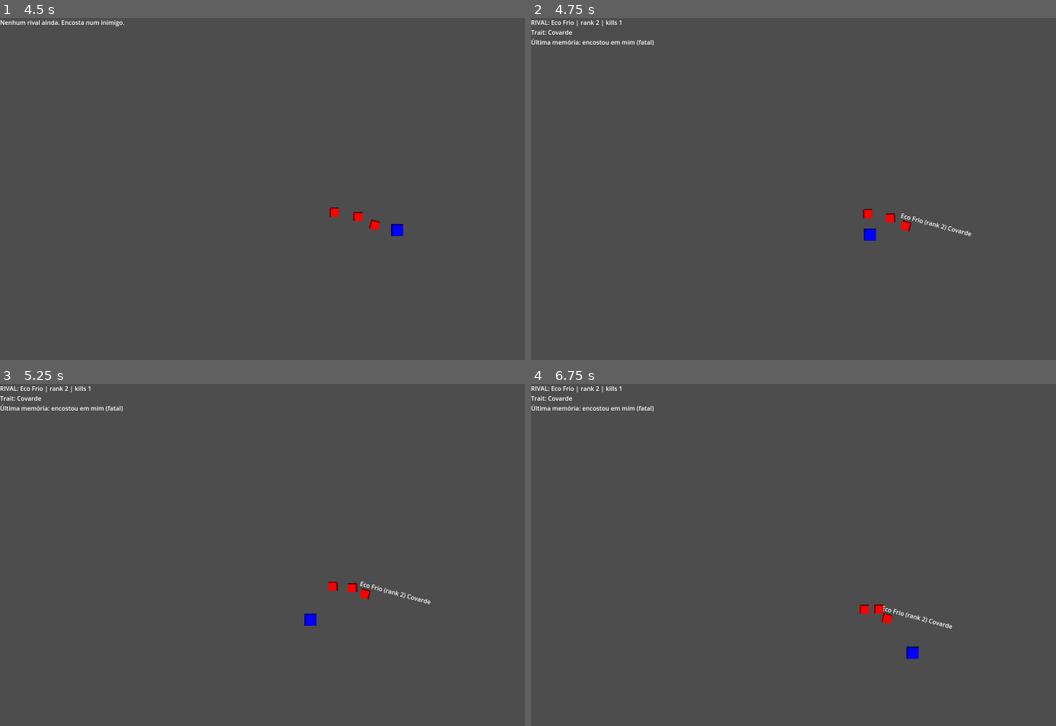
Above: before the commit, frames 1-4 (two rows, left to right).
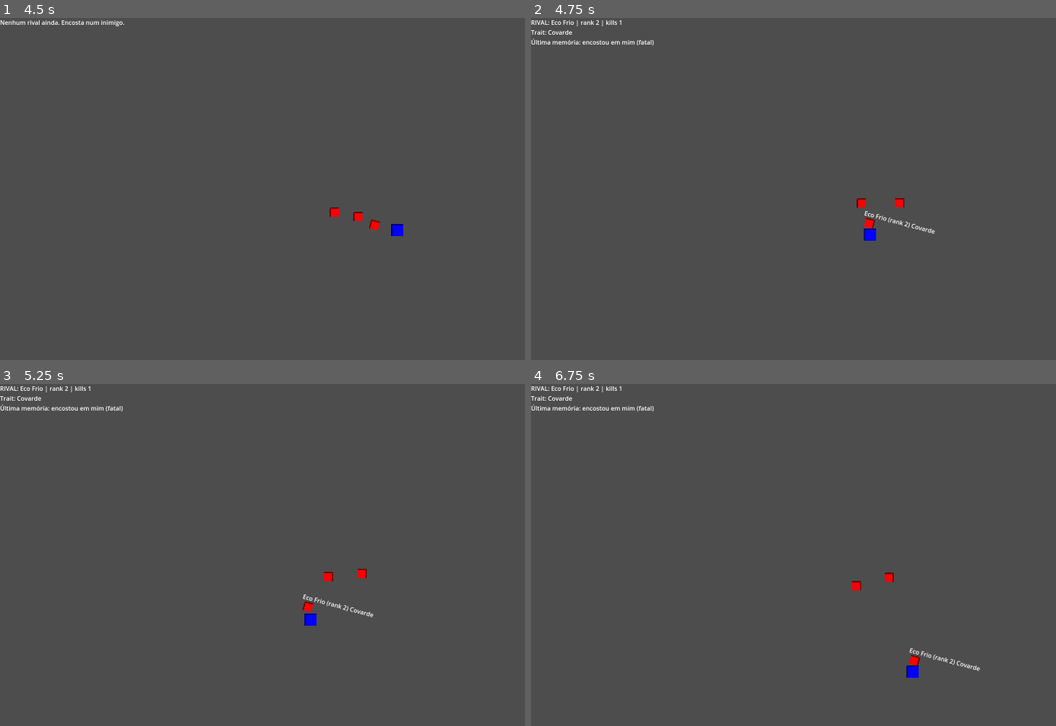
Above: after the commit, the same moments.

Repository: titosavio/Games
Game: Godot game, scene res://scenes/Main.tscn
The game is run twice, just before and just after one commit, with the same random seed, the same clock (stepped at 60 frames per second) and the same inputs.
Inputs:
- Up to frame 1 (4.5 s): hold Right (ui_right) 0.53-1.28 s; hold Down (ui_down) 1.28-2.03 s; hold Right (ui_right) 2.03-2.78 s; hold W (ui_up) 2.78-3.53 s; hold Left (ui_left) from 3.53 s (still down)
- Up to frame 2 (4.75 s): keep holding Left (ui_left)
- Up to frame 3 (5.25 s): release Left (ui_left) at 5.03 s; hold Down (ui_down) from 5.03 s (still down)
- Up to frame 4 (6.75 s): release Down (ui_down) at 5.78 s; hold Right (ui_right) 5.78-6.53 s; hold W (ui_up) from 6.53 s (still down)

Frame 1 is identical in both runs. In frame 2, 0.5% of the frame differs, in the area x 62-84%, y 52-64%; in frame 3, 0.5%; in frame 4, 0.7%, in the area x 61-86%, y 55-86%.

Commit message:
feat: Update enemy respawn behavior and logging
Enhance the enemy's repositioning logic upon player respawn by introducing a configurable distance threshold. Added logging to track enemy positions and actions during respawn events for better debugging and gameplay insights.

Diff:
--- a/new-game-project/scripts/Enemy.gd
+++ b/new-game-project/scripts/Enemy.gd
@@ -4,11 +4,12 @@
 @export var enemy_id := ""
 @export var base_speed := 45.0
 
-@export var follow_radius := 220.0     # começa a seguir quando perto
-@export var stop_distance := 14.0      # para de grudar
-@export var accel := 10.0              # “suavidade”
+@export var follow_radius := 220.0	 # começa a seguir quando perto
+@export var stop_distance := 14.0	  # para de grudar
+@export var accel := 10.0			  # “suavidade”
 
 var speed := 45.0
+var distance_to_target_at_respawn := 100
 var adversary_system: AdversarySystem
 var target: CharacterBody2D
 var spawn_pos: Vector2
@@ -72,6 +73,8 @@
 
 func on_player_respawned(player_pos: Vector2) -> void:
     velocity = Vector2.ZERO
+    print("Player respawned at %s, enemy %s at %s" % [player_pos, enemy_id, global_position])
     var d := global_position.distance_to(player_pos)
-    if d < 40.0:
-        global_position += (global_position - player_pos).normalized() * (40.0 - d)
+    if d < distance_to_target_at_respawn:
+        global_position += (global_position - player_pos).normalized() * (distance_to_target_at_respawn - d)
+        print("Enemy %s repositioned to %s after player respawn." % [enemy_id, global_position])
Not shown, changed: .DS_Store
